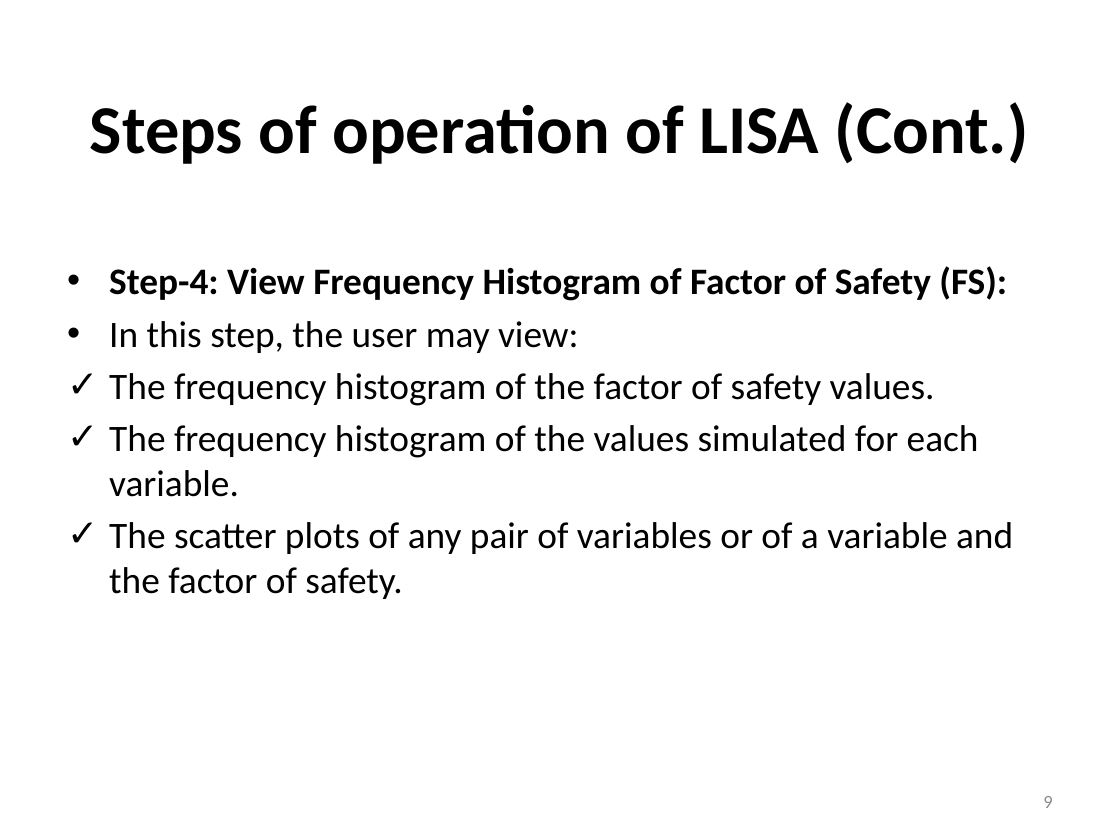
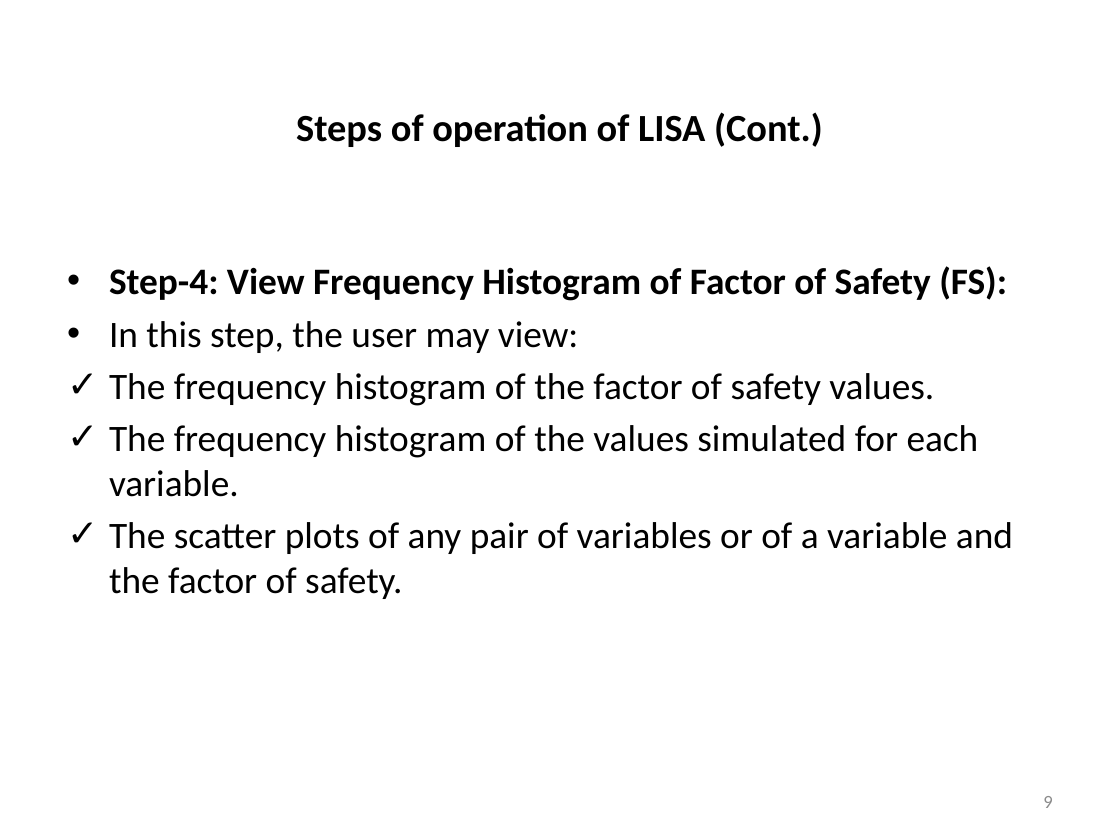
Before and after one commit to itstheholyginger/WSU-suction-based-LISA, a slide deck: slide 9 of LISA.pptx. Drawn at 1120x840 pixels with LibreOffice and Linux fonts; fonts in the diff are those of the drawing. Boxes give left, top, right and bottom in pixels: in the first picture for what was removed or moved away, otherwise in the second. Text is boxed around its words. In the diff, an @@ line names an element or a change of style, - is before the commit and + after.

```diff
--- a/LISA.pptx
+++ b/LISA.pptx
@@ text "Steps of operation of LISA ..." at bbox=[296, 112, 823, 147]: size 44 to 24.6 pt @@
```
Also in this commit, not shown: 14 other slides changed, 21 other files.
